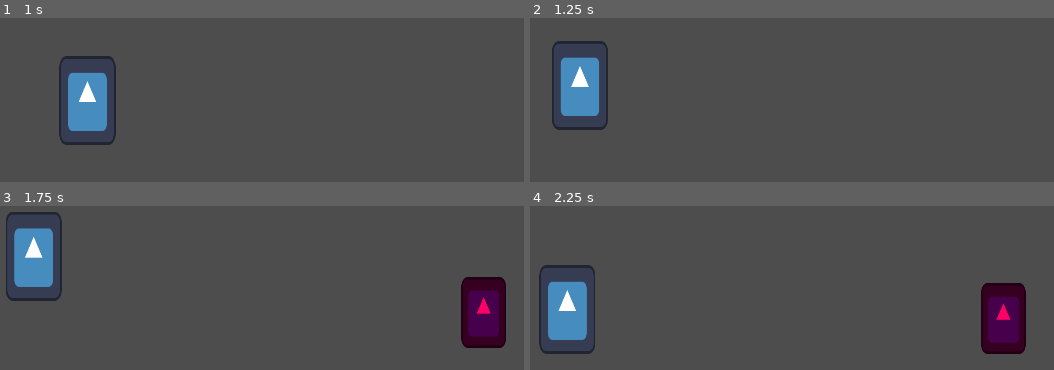
Above: before the commit, frames 1-4 (two rows, left to right).
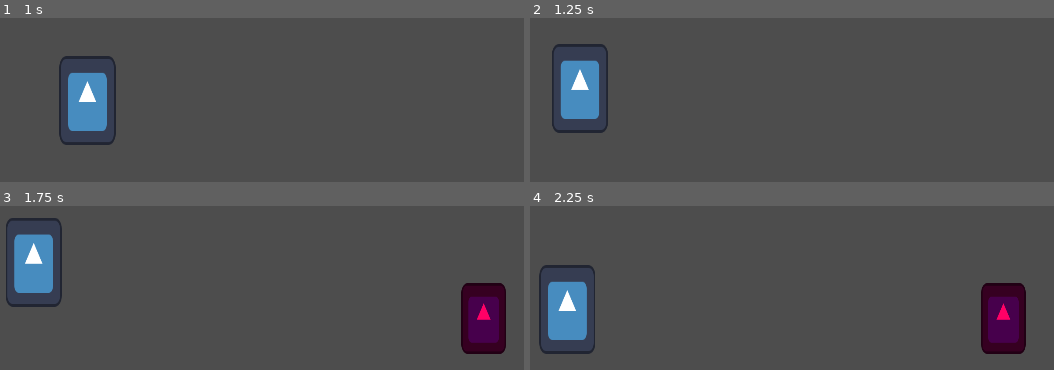
Above: after the commit, the same moments.

Repository: Andropas/Godot-wild-jam-60
Game: Godot game, scene res://main.tscn
Same seed, same stepped clock (60 frames per second), same inputs: the game is played once before the commit and once after it. The project has no main scene, so this scene is started directly. The engine's default icon, where the game draws it, is replaced by a stand-in: a white triangle on a blue panel in a dark square.
Inputs:
- Up to frame 1 (1 s): tap Enter at 0.5 s; hold D (move_right) from 0.53 s (still down); tap Space (jump) at 0.77 s
- Up to frame 2 (1.25 s): keep holding D (move_right)
- Up to frame 3 (1.75 s): keep holding D (move_right); tap Space (jump) at 1.52 s
- Up to frame 4 (2.25 s): release D (move_right) at 2.03 s; hold A (move_left) from 2.03 s (still down)

Frame 1 is identical in both runs. In frame 2, 1.2% of the frame differs, in the area x 4-15%, y 14-71%; in frame 3, 2.9%, in the area x 1-97%, y 3-91%; in frame 4, less than 0.1%.

Commit message:
Better robot inteligence

Diff:
--- a/main.tscn
+++ b/main.tscn
@@ -37,7 +37,7 @@
 position = Vector2(292, -66)
 
 [node name="CollisionShape2D" type="CollisionShape2D" parent="Game/Street/Ground2"]
-position = Vector2(447, 604)
+position = Vector2(1146, 670)
 shape = SubResource("RectangleShape2D_6yysq")
 
 [node name="Robot" parent="Game/Street" instance=ExtResource("3_rryok")]
--- a/scenes/robots/base/robot.gd
+++ b/scenes/robots/base/robot.gd
@@ -1,13 +1,14 @@
 extends CharacterBody2D
 
 
-const SPEED = 100
+const SPEED = 250
 var direction = 0
 
 # Get the gravity from the project settings to be synced with RigidBody nodes.
 var gravity = ProjectSettings.get_setting("physics/2d/default_gravity")
 var target_groups = ["player"]
 var target
+@onready var target_pos = position
 
 @onready var pause_timer = $PauseTimer
 @onready var derecognition = $DerecognitionRadar
@@ -20,12 +21,15 @@
 
 	if not pause_timer.time_left:
 		direction = 0
-		if target:
-			direction = sign(target.position.x - position.x)
-		velocity.x = direction*SPEED
+		if abs(target_pos.x - position.x) > 5:
+				direction = sign(target_pos.x - position.x)
+		elif target:
+			print(target)
+			pause_timer.start()
 
 	else:
-		velocity.x = 0
+		direction = 0
+	velocity.x = direction*SPEED
 	if velocity.x:
 			scale.x = scale.y*sign(velocity.x)
 
@@ -36,6 +40,7 @@
 	for g in target_groups:
 		if body.is_in_group(g):
 			target = body
+			break
 
 
 func _on_radar_body_exited(body):
@@ -46,3 +51,10 @@
 func _on_recognition_body_exited(body):
 	if body == target and not body in derecognition.get_overlapping_bodies():
 		target = null
+
+func update_target():
+	if target:
+		target_pos = target.position + Vector2(sign(target.position.x - position.x), 0)*120
+
+func _on_pause_timer_timeout():
+	update_target()
--- a/scenes/robots/base/robot.tscn
+++ b/scenes/robots/base/robot.tscn
@@ -28,7 +28,7 @@
 collision_mask = 2
 
 [node name="CollisionPolygon2D" type="CollisionPolygon2D" parent="RecognitionRadar"]
-position = Vector2(-21, 0)
+position = Vector2(-69, 0)
 rotation = -3.14159
 scale = Vector2(0.75, 1)
 polygon = PackedVector2Array(-1, -1, -401, -98, -401, 56)
@@ -42,8 +42,10 @@
 debug_color = Color(0.419608, 0.603922, 0, 0.419608)
 
 [node name="PauseTimer" type="Timer" parent="."]
+wait_time = 0.8
 one_shot = true
 
 [connection signal="body_entered" from="RecognitionRadar" to="." method="_on_radar_body_entered"]
 [connection signal="body_exited" from="RecognitionRadar" to="." method="_on_recognition_body_exited"]
 [connection signal="body_exited" from="DerecognitionRadar" to="." method="_on_radar_body_exited"]
+[connection signal="timeout" from="PauseTimer" to="." method="_on_pause_timer_timeout"]
